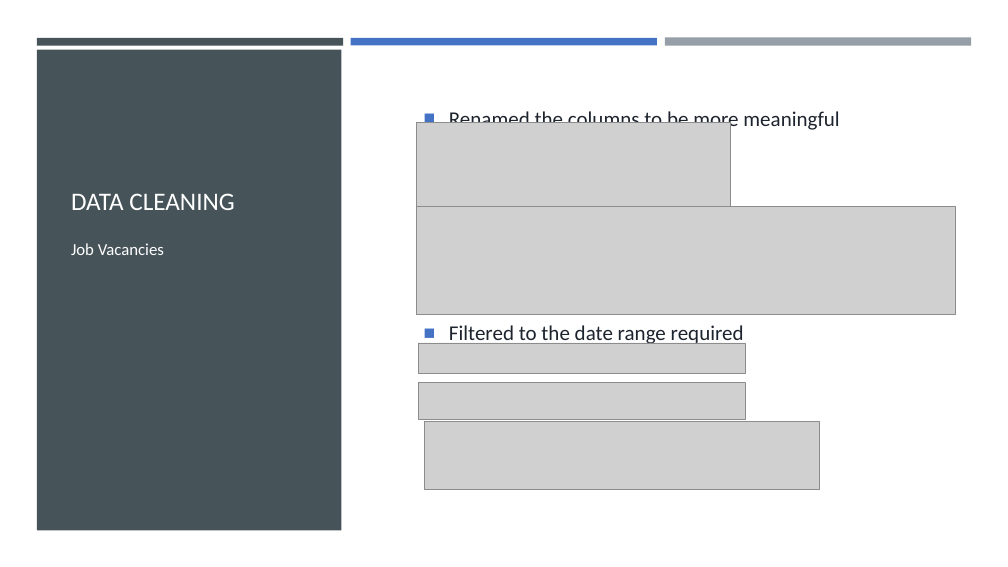
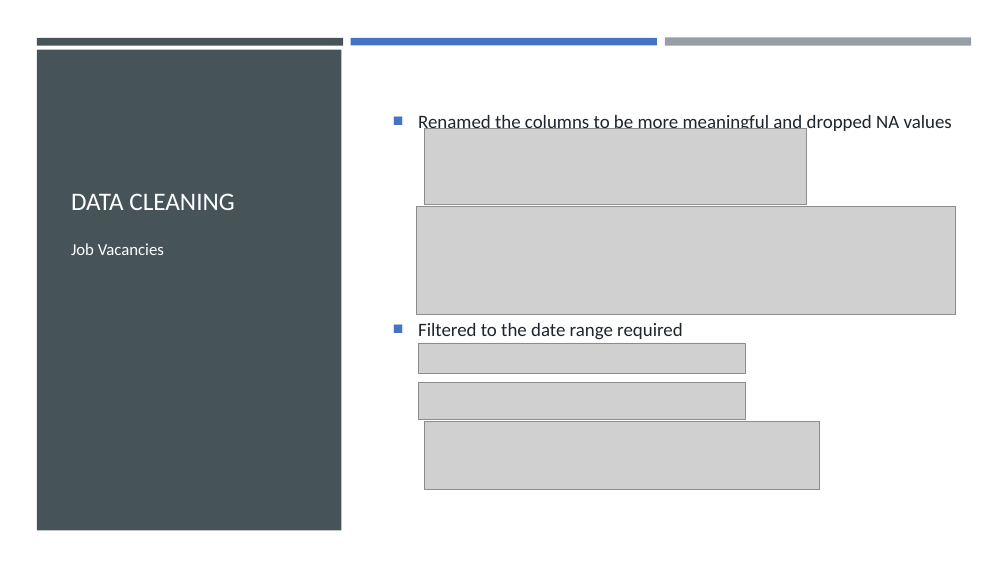
Before and after one commit to xsbaggages/Project_1, a slide deck: slide 9 of Project1.pptx. Drawn at 1008x567 pixels with LibreOffice and Linux fonts; fonts in the diff are those of the drawing; grey boxes stand for pictures. Boxes give left, top, right and bottom in pixels: in the first picture for what was removed or moved away, otherwise in the second. Text is boxed around its words. In the diff, an @@ line names an element or a change of style, - is before the commit and + after.

```diff
--- a/Project1.pptx
+++ b/Project1.pptx
@@ text "Renamed the columns to be ...": place and size @@
-text "Renamed the columns to be ..." at box(449, 109, 839, 347)
+text "Renamed the columns to be ..." at box(418, 112, 952, 340)
@@ text at box(418, 112, 952, 133): text changed; size 20 to 18 pt @@
-■ Renamed the columns to be more meaningful
+■ Renamed the columns to be more meaningful and dropped NA values
@@ picture: place and size @@
-picture at box(416, 123, 730, 209)
+picture at box(425, 129, 806, 204)
@@ text at box(418, 323, 683, 340): size 20 to 18 pt in "Filtered to the date range required" @@
```
Also in this commit, not shown: 2 other slides changed, 18 other files.
